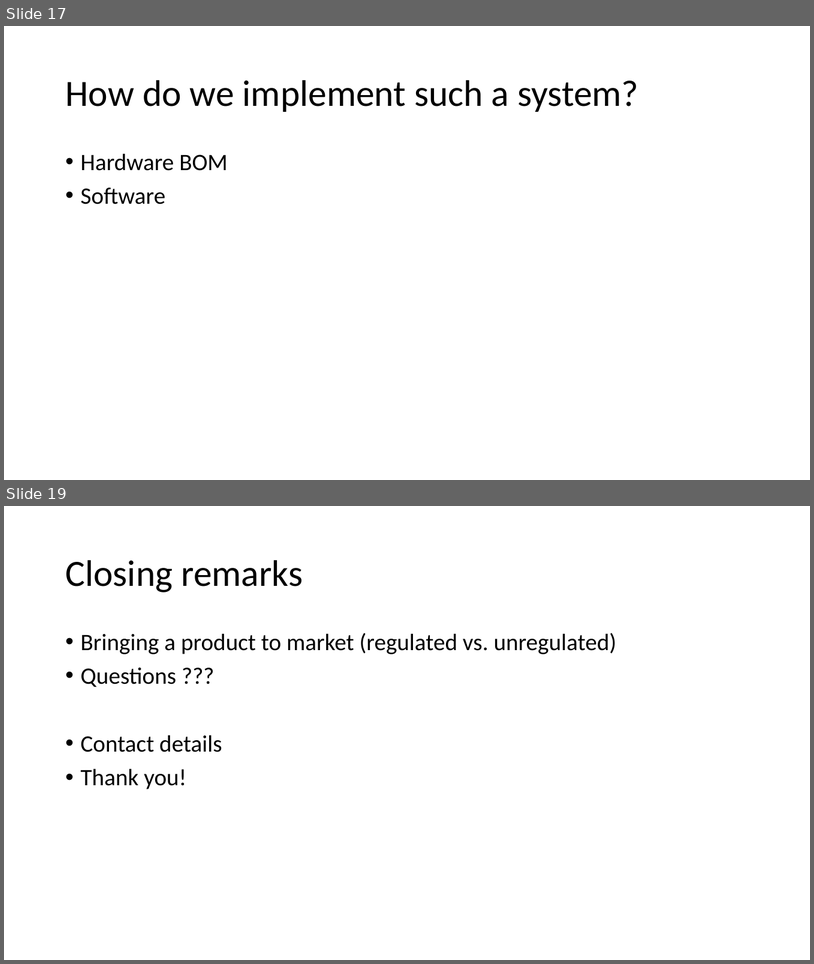
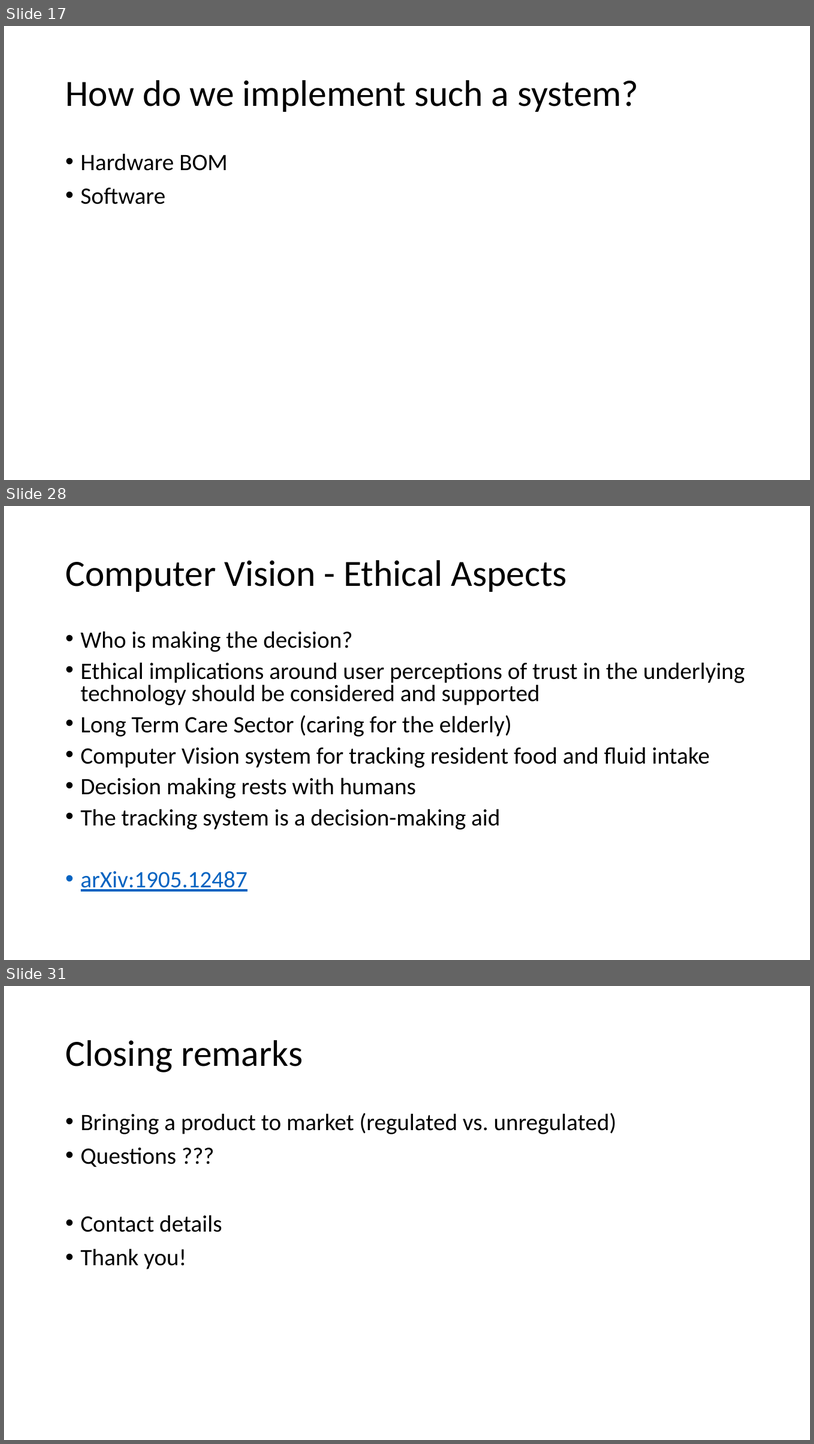
Before and after one commit to dsikar/pi-face-recognition, a slide deck: workshop/FaceRecognitionInTheWild-Presentation.pptx. Shown one above the other, each under a label of ours: slides 17 and 19 before the commit, slides 17, 28 and 31 after it; the slides between them are not shown. The pictures are 814x964 and 814x1444 pixels, drawn with LibreOffice and Linux fonts; fonts in the diff are those of the drawing. Boxes give left, top, right and bottom in pixels: in the first picture for what was removed or moved away, otherwise in the second. Text is boxed around its words. In the diff, an @@ line names an element or a change of style, - is before the commit and + after.

```diff
--- a/workshop/FaceRecognitionInTheWild-Presentation.pptx
+++ b/workshop/FaceRecognitionInTheWild-Presentation.pptx
@@ slide 28 added at bbox=[4, 506, 810, 960], background #FFFFFF @@
@@ title added at bbox=[65, 560, 567, 592], 44 pt, text #000000 @@
+Computer Vision - Ethical Aspects
@@ text added at bbox=[81, 631, 745, 891], 28 pt, text #000000 @@
+• Who is making the decision?
+• Ethical implications around user perceptions of trust in the underlying technology should be considered and supported
+• Long Term Care Sector (caring for the elderly)
+• Computer Vision system for tracking resident food and fluid intake
+• Decision making rests with humans
+• The tracking system is a decision-making aid
+• arXiv:1905.12487
@@ what was slide 19 is now slide 31 @@
```
Also in this commit, not shown: 4 slides changed, 11 other slides added.
